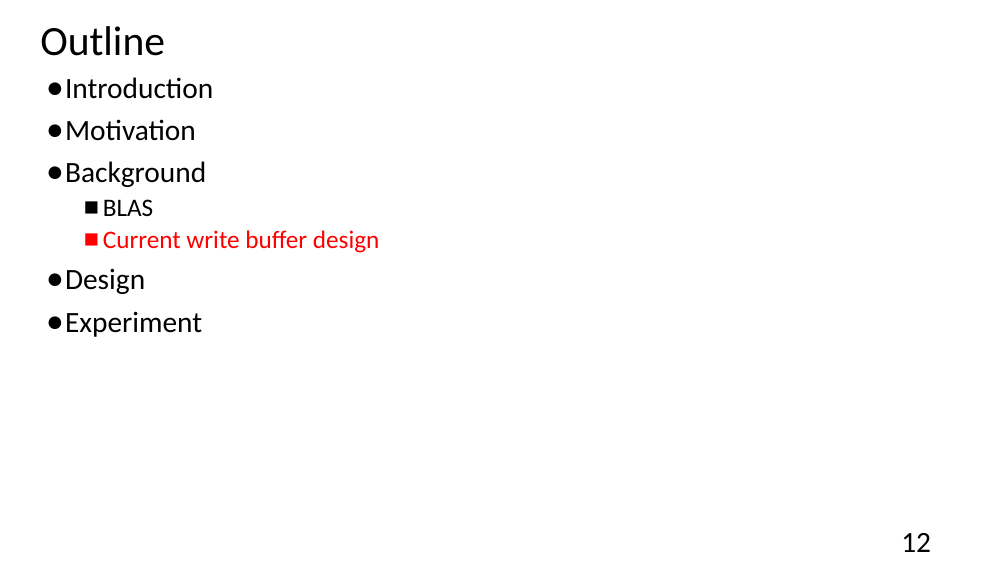
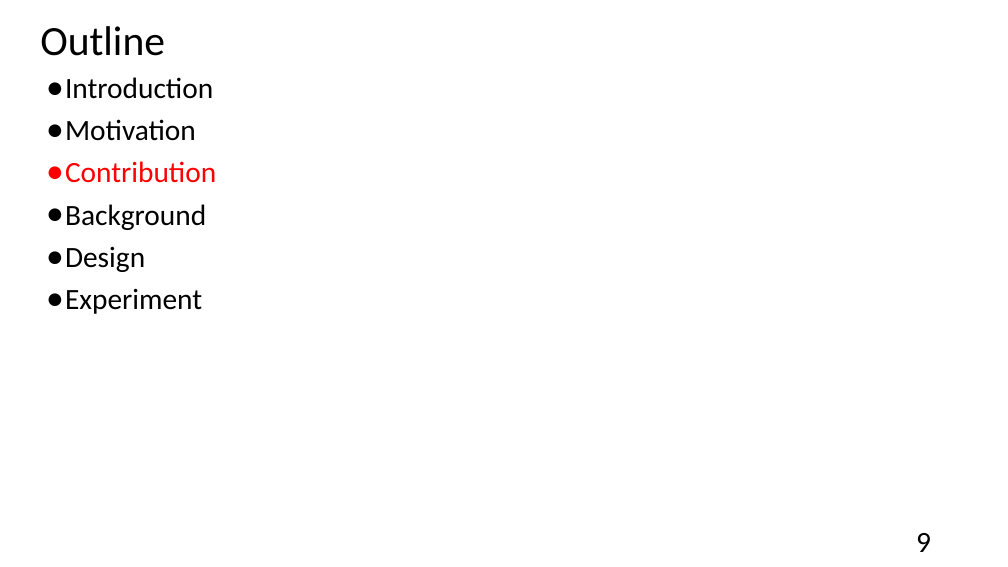
Before and after one commit to andrew841018/disksim_github, a slide deck: slide 9 of 論文相關/my paper.pptx (slide 12 before the commit). Drawn at 1008x567 pixels with LibreOffice and Linux fonts; fonts in the diff are those of the drawing. Boxes give left, top, right and bottom in pixels: in the first picture for what was removed or moved away, otherwise in the second. Text is boxed around its words. In the diff, an @@ line names an element or a change of style, - is before the commit and + after.

```diff
--- a/論文相關/my paper.pptx
+++ b/論文相關/my paper.pptx
@@ text at [65, 161, 216, 183]: paragraph added @@
+● Contribution
@@ text at [103, 199, 379, 253]: paragraphs removed @@
-  ■ BLAS
-  ■ Current write buffer design
@@ page number at [916, 533, 931, 552]: text changed @@
-12
+9
```
Also in this commit, not shown: 28 other slides changed, 18 slides added, 9 slides removed, 16 other files.
